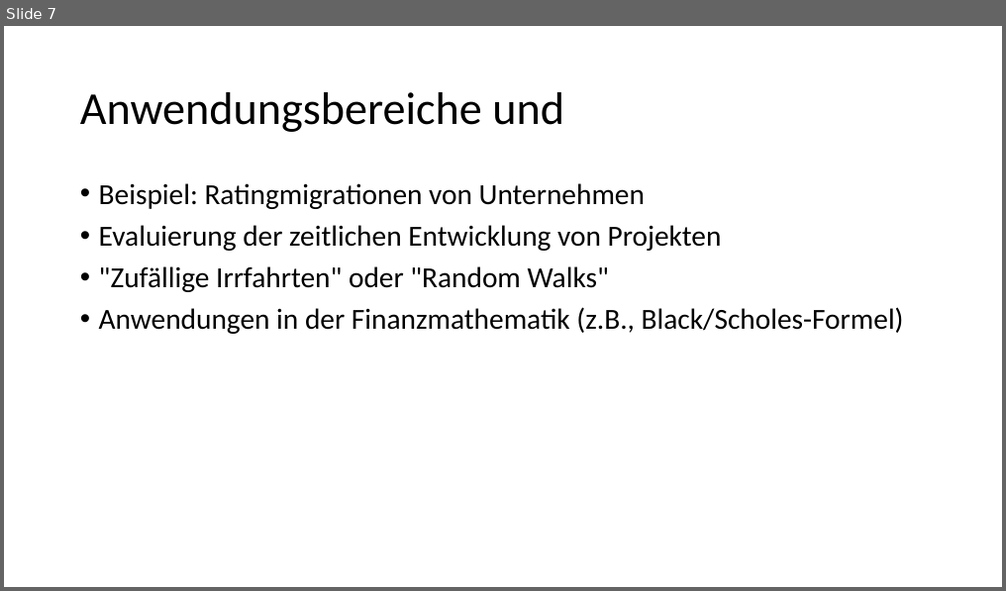
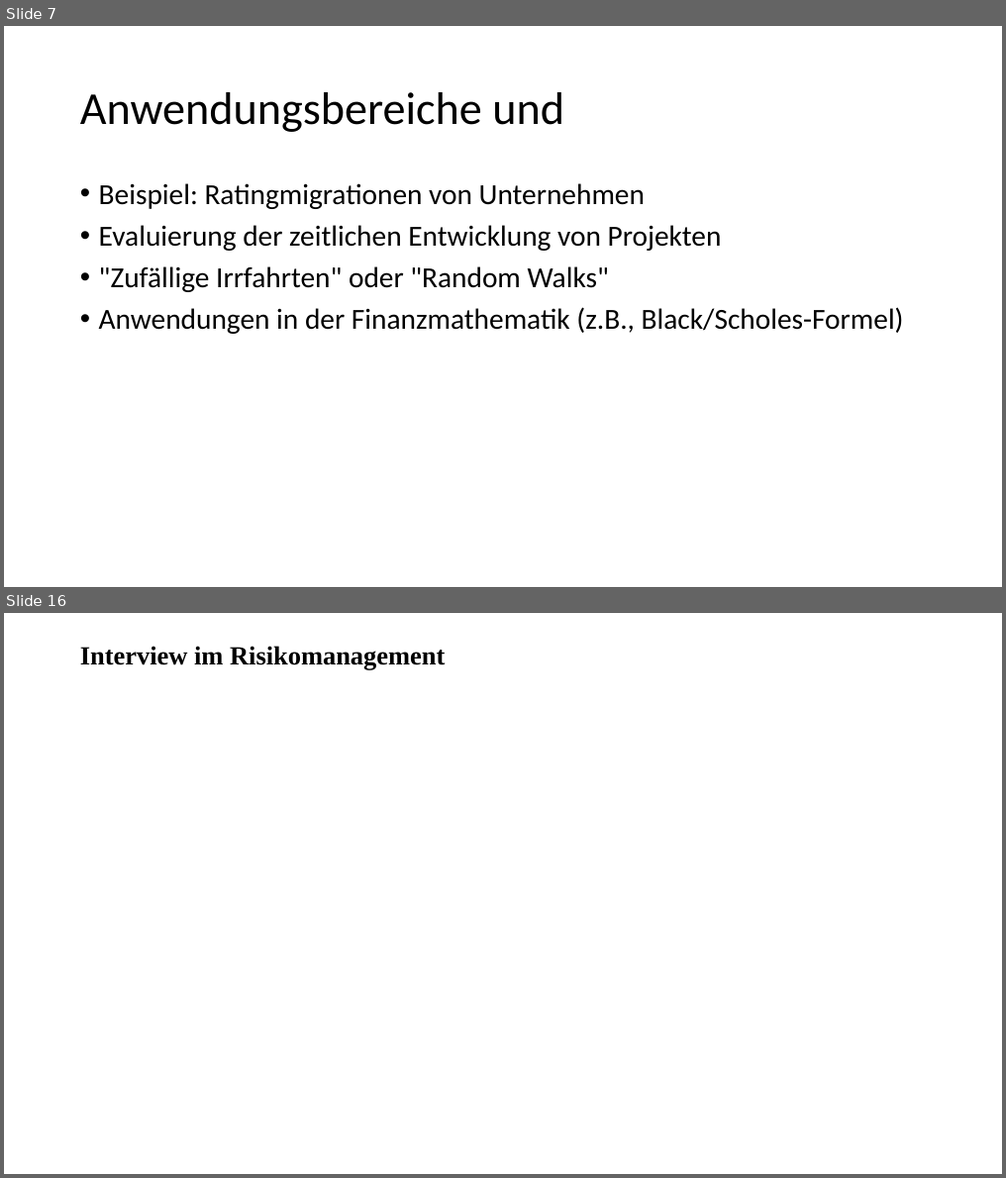
Before and after one commit to Nicolas2912/Risikomanagment_Rheinmetall, a slide deck: 2.Vortrag/Markov-Analyse_Präsentation.pptx. Shown one above the other, each under a label of ours: slide 7 before the commit, slides 7 and 16 after it; the slides between them are not shown. The pictures are 1006x591 and 1006x1178 pixels, drawn with LibreOffice and Linux fonts; fonts in the diff are those of the drawing; grey boxes stand for pictures. Boxes give left, top, right and bottom in pixels: in the first picture for what was removed or moved away, otherwise in the second. Text is boxed around its words. In the diff, an @@ line names an element or a change of style, - is before the commit and + after.

```diff
--- a/2.Vortrag/Markov-Analyse_Präsentation.pptx
+++ b/2.Vortrag/Markov-Analyse_Präsentation.pptx
@@ slide 16 added at [4, 613, 1002, 1174], background #FFFFFF @@
@@ title added at [80, 646, 445, 670], 25.2 pt, text #000000, bold @@
+Interview im Risikomanagement
```
Also in this commit, not shown: 5 slides changed, 1 other slide added, 2 slides removed, 1 other file.
